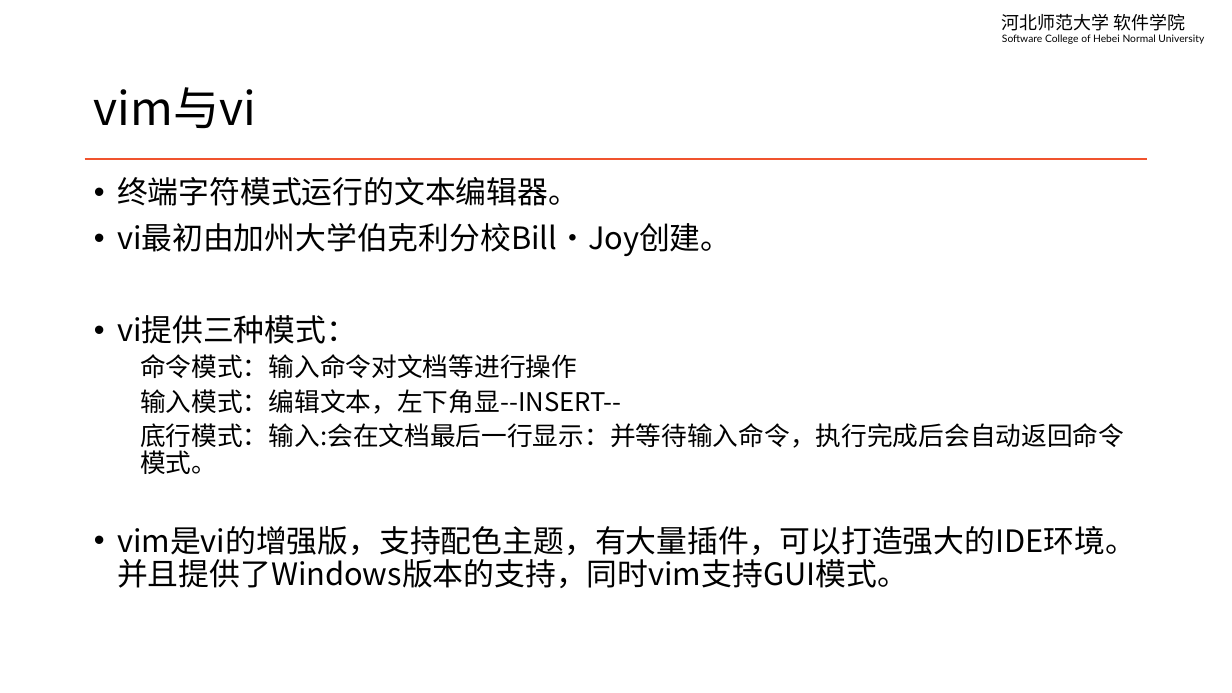
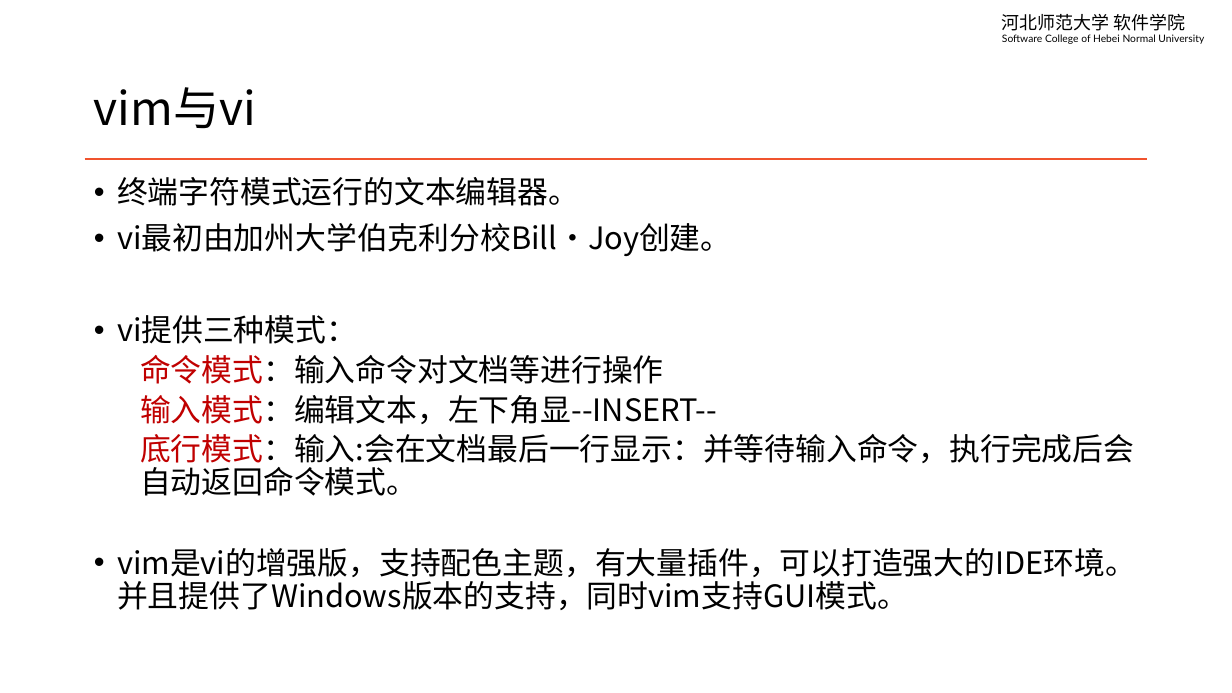
Before and after one commit to edu2act/course-linux-system, a slide deck: slide 4 of materials/slides/ch07-edit-file.pptx. Drawn at 1232x693 pixels with LibreOffice and Linux fonts; fonts in the diff are those of the drawing. Boxes give left, top, right and bottom in pixels: in the first picture for what was removed or moved away, otherwise in the second. Text is boxed around its words. In the diff, an @@ line names an element or a change of style, - is before the commit and + after.

```diff
--- a/materials/slides/ch07-edit-file.pptx
+++ b/materials/slides/ch07-edit-file.pptx
@@ text at (x1=140, y1=355, x2=1134, y2=496): size 20 to 24 pt, text colour #000000 to #C00000 in "命令模式：输入命令对文档等进行操作", "输入模式：编辑文本，左下角显--INSERT--", "底行模式：输入:会在文档最后一行显示：并等待输入命令，执行完成后会自动返回命令模式。" @@
```
Also in this commit, not shown: 2 other slides changed, 2 other files.
